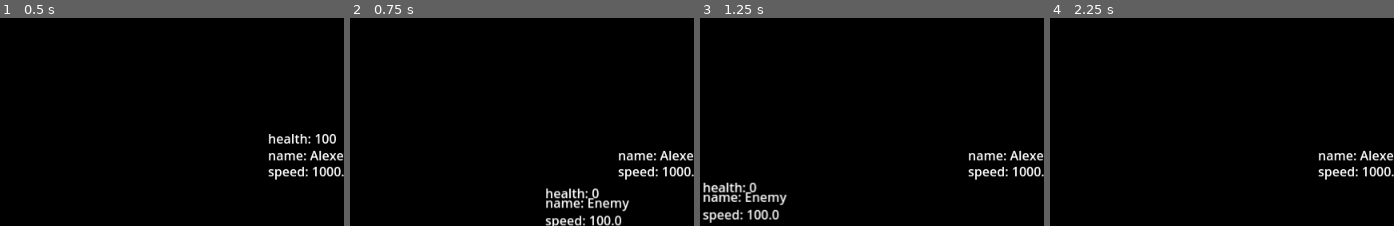
Above: before the commit, frames 1-4 (left to right).
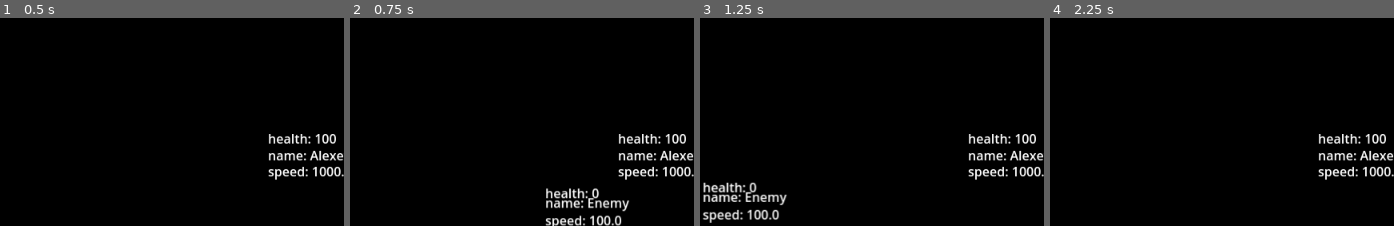
Above: after the commit, the same moments.

Repository: xxxxx-community/TheAihopGG-godot-wild-jam-80
Game: Godot game, scene res://scenes/objects/world/world.tscn
Same seed, same stepped clock (60 frames per second), same inputs: the game is played once before the commit and once after it.
Inputs (mouse positions are % of the whole screen's width and height, from its top left):
- Up to frame 1 (0.5 s): no input
- Up to frame 2 (0.75 s): tap Enter (ui_accept) at 0.5 s; move the mouse to (67, 37) at 0.52 s; hold D (move_right) from 0.53 s (still down); tap Home (ui_home) at 0.6 s
- Up to frame 3 (1.25 s): keep holding D (move_right); tap Enter (ui_accept) at 0.77, 0.8, 1.07 s
- Up to frame 4 (2.25 s): move the mouse to (19, 48) at 1.27 s; release D (move_right) at 1.28 s; hold Down (move_down) 1.28-2.03 s; tap Enter (ui_accept) at 1.35, 1.52, 1.82, 2 s; tap Home (ui_home) at 1.55, 2.1 s; move the mouse to (53, 17) at 2.02 s; hold D (move_right) from 2.03 s (still down)
The pictures show only the part of the screen within x 1-51%, y 0-50%; the shares and areas given below are measured in that part.

Frame 1 is identical in both runs. In frame 2, 0.5% of the frame differs, in the area x 78-98%, y 55-61%; in frame 3, 0.5%; in frame 4, 0.5%.

Commit message:
feat: bullets

Diff:
--- a/scenes/characters/player/player.gd
+++ b/scenes/characters/player/player.gd
@@ -1,7 +1,10 @@
 extends Character
 class_name Player
 
+@export var bullet: PackedScene
+
 func _ready():
+	assert(bullet)
 	GlobalVars.player = self
 	health_component.health = health
 	health_component.max_health = max_health
@@ -14,9 +17,13 @@
 
 func _process(delta: float) -> void:
 	move_direction = Input.get_vector("move_left", "move_right", "move_up", "move_down")
-	if Input.is_action_just_pressed("ui_home"):
-		if show_health_label:
-			show_health_label = false
-		else:
-			show_health_label = true
+	if Input.is_action_just_pressed("ui_accept"):
+		shoot()
 	super._process(delta)
+
+func shoot():
+	print("Spawned")
+	var bullet_instance: Bullet = bullet.instantiate()
+	bullet_instance.target_groups = ["enemy"]
+	bullet_instance.target_global_position = get_global_mouse_position()
+	add_child(bullet_instance)
--- a/scenes/characters/player/player.tscn
+++ b/scenes/characters/player/player.tscn
@@ -1,12 +1,14 @@
-[gd_scene load_steps=4 format=3 uid="uid://dy3tbnu1cbd80"]
+[gd_scene load_steps=5 format=3 uid="uid://dy3tbnu1cbd80"]
 
 [ext_resource type="PackedScene" uid="uid://eef514p0jwil" path="res://scenes/characters/character/character.tscn" id="1_7uws0"]
 [ext_resource type="Script" uid="uid://c1fopkrigjctb" path="res://scenes/characters/player/player.gd" id="2_t61fv"]
+[ext_resource type="PackedScene" uid="uid://cxecsqpalmkf4" path="res://scenes/objects/bullets/bullet/bullet.tscn" id="3_686vu"]
 
 [sub_resource type="CircleShape2D" id="CircleShape2D_686vu"]
 
 [node name="Player" groups=["player"] instance=ExtResource("1_7uws0")]
 script = ExtResource("2_t61fv")
+bullet = ExtResource("3_686vu")
 character_name = "Alexey"
 speed = 100.0
 health = 100
--- /dev/null
+++ b/scenes/objects/bullets/bullet/bullet.gd
@@ -0,0 +1,40 @@
+extends CharacterBody2D
+class_name Bullet
+
+@export var speed: float = 1000
+@export var damage: int = 10
+@export var lifetime: float = 10
+
+@onready var attack_area: Area2D = get_node("%AttackArea")
+@onready var animation_player: AnimationPlayer = get_node("%AnimationPlayer")
+@onready var lifetime_timer: Timer = get_node("%LifetimeTimer")
+
+var move_direction: Vector2
+var target_groups: Array[String]
+var target_global_position: Vector2
+
+func _ready():
+	move_direction = (target_global_position - global_position).normalized()
+	lifetime_timer.start(lifetime)
+
+func _process(_delta):
+	velocity = speed * move_direction
+	move_and_slide()
+
+func is_target(body: Node2D) -> bool:
+	for group in target_groups:
+		if not body.is_in_group(group):
+			return false
+	return true
+
+func _on_attack_area_body_entered(body: Node2D) -> void:
+	if is_target(body):
+		var target: Character = body
+		target.health_component._take_damage(damage)
+		if GlobalVars.AnimationsNames.hit in animation_player.get_animation_list():
+			target.play(GlobalVars.AnimationsNames.hit)
+		else:
+			queue_free()
+
+func _on_lifetime_timer_timeout() -> void:
+	queue_free()
--- /dev/null
+++ b/scenes/objects/bullets/bullet/bullet.tscn
@@ -0,0 +1,27 @@
+[gd_scene load_steps=2 format=3 uid="uid://cxecsqpalmkf4"]
+
+[ext_resource type="Script" uid="uid://bdmypurkybven" path="res://scenes/objects/bullets/bullet/bullet.gd" id="1_rcpd2"]
+
+[node name="Bullet" type="CharacterBody2D"]
+script = ExtResource("1_rcpd2")
+
+[node name="AttackArea" type="Area2D" parent="."]
+unique_name_in_owner = true
+
+[node name="CollisionShape2D" type="CollisionShape2D" parent="AttackArea"]
+debug_color = Color(0.485295, 0.435195, 1, 0.42)
+
+[node name="AnimatedSprite2D" type="AnimatedSprite2D" parent="."]
+unique_name_in_owner = true
+
+[node name="AnimationPlayer" type="AnimationPlayer" parent="."]
+unique_name_in_owner = true
+
+[node name="Timers" type="Node" parent="."]
+
+[node name="LifetimeTimer" type="Timer" parent="Timers"]
+unique_name_in_owner = true
+one_shot = true
+
+[connection signal="body_entered" from="AttackArea" to="." method="_on_attack_area_body_entered"]
+[connection signal="timeout" from="Timers/LifetimeTimer" to="." method="_on_lifetime_timer_timeout"]
--- /dev/null
+++ b/scenes/objects/bullets/player_bullet/player_bullet.tscn
@@ -0,0 +1,12 @@
+[gd_scene load_steps=3 format=3 uid="uid://cf4vk2qcx8iuf"]
+
+[ext_resource type="PackedScene" uid="uid://cxecsqpalmkf4" path="res://scenes/objects/bullets/bullet/bullet.tscn" id="1_7dot4"]
+
+[sub_resource type="RectangleShape2D" id="RectangleShape2D_7dot4"]
+size = Vector2(13.5, 13.5)
+
+[node name="PlayerBullet" instance=ExtResource("1_7dot4")]
+damage = 100
+
+[node name="CollisionShape2D" parent="AttackArea" index="0"]
+shape = SubResource("RectangleShape2D_7dot4")
--- a/scenes/objects/world/world.tscn
+++ b/scenes/objects/world/world.tscn
@@ -1,8 +1,9 @@
-[gd_scene load_steps=5 format=3 uid="uid://osff4b4kntj4"]
+[gd_scene load_steps=6 format=3 uid="uid://osff4b4kntj4"]
 
 [ext_resource type="Script" uid="uid://8n87xxfrg1wu" path="res://scenes/objects/world/world.gd" id="1_gmxm5"]
 [ext_resource type="PackedScene" uid="uid://5bh1m3ruoeml" path="res://scenes/objects/world_borders/world_borders.tscn" id="3_3kq53"]
 [ext_resource type="PackedScene" uid="uid://dy3tbnu1cbd80" path="res://scenes/characters/player/player.tscn" id="3_neq0c"]
+[ext_resource type="PackedScene" uid="uid://cf4vk2qcx8iuf" path="res://scenes/objects/bullets/player_bullet/player_bullet.tscn" id="4_a5r84"]
 [ext_resource type="PackedScene" uid="uid://dxspf3653vgjx" path="res://scenes/characters/enemies/enemy/enemy.tscn" id="4_neq0c"]
 
 [node name="World" type="Node2D"]
@@ -15,6 +16,7 @@
 [node name="Characters" type="Node" parent="."]
 
 [node name="Player" parent="Characters" instance=ExtResource("3_neq0c")]
+bullet = ExtResource("4_a5r84")
 speed = 1000.0
 invulnerability_time = 2.0
 show_health_label = true
--- a/scenes/singletones/global_vars/global_vars.gd
+++ b/scenes/singletones/global_vars/global_vars.gd
@@ -5,3 +5,4 @@
 
 class AnimationsNames:
 	static var death: String = "death"
+	static var hit: String = "hit"
Not shown, added: scenes/objects/bullets/bullet/bullet.gd.uid
